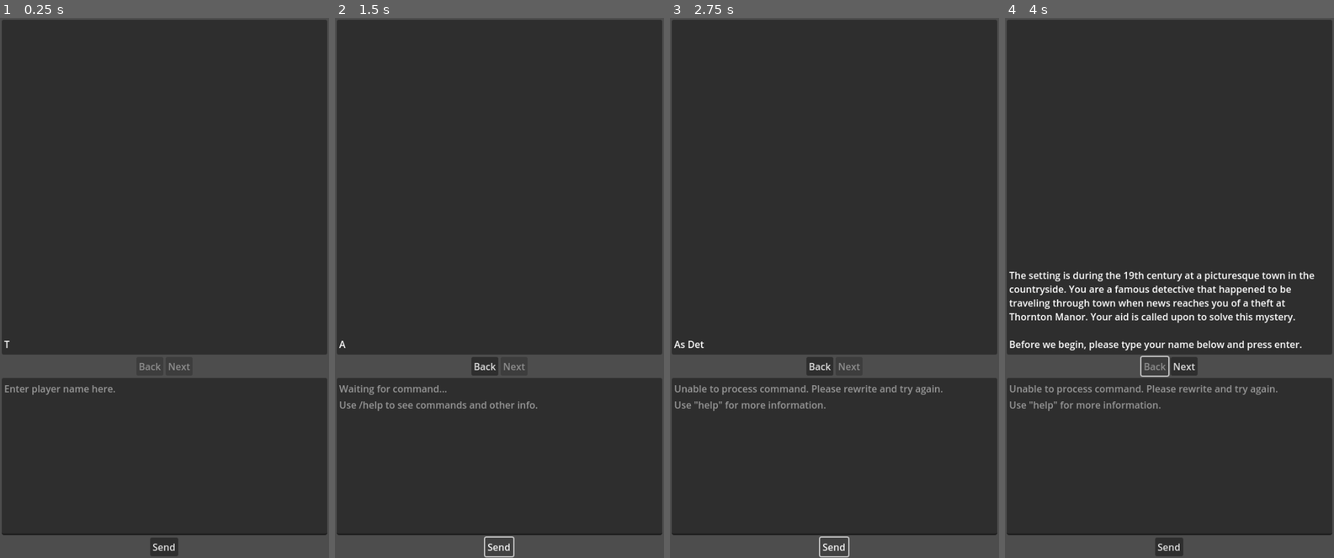
Above: before the commit, frames 1-4 (left to right).
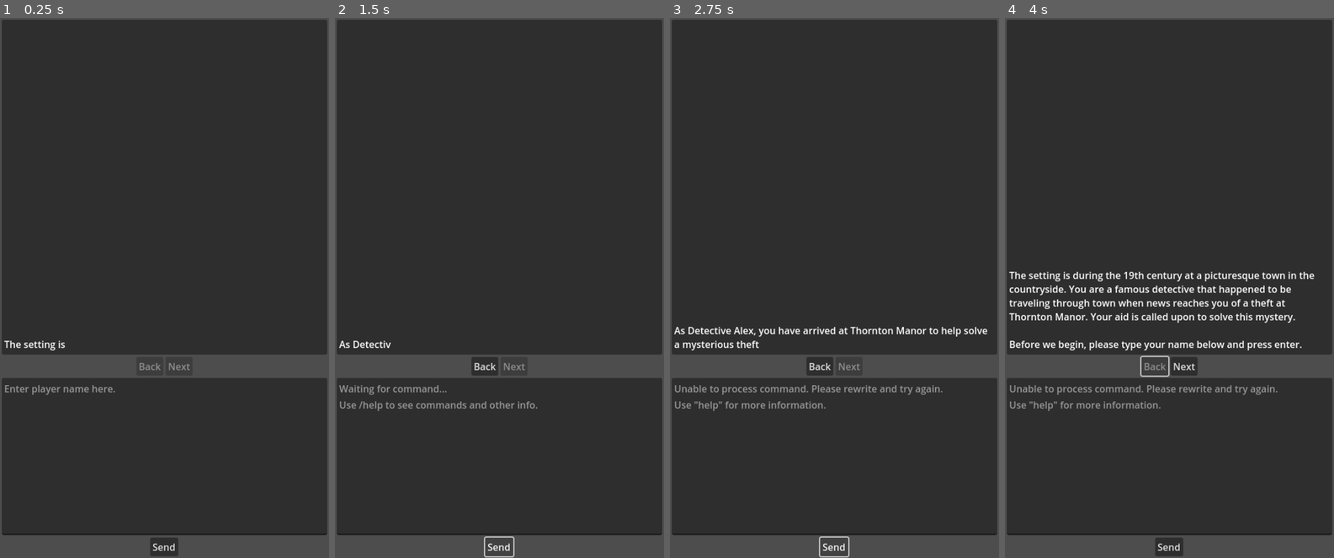
Above: after the commit, the same moments.

Repository: edmundmtang/gpt_mystery_game
Game: Godot game, scene res://Main.tscn
The game is run twice, just before and just after one commit, with the same random seed, the same clock (stepped at 60 frames per second) and the same inputs.
Inputs (mouse positions are in pixels of both pictures, inside the frame that each line leads up to):
- Up to frame 1 (0.25 s): no input
- Up to frame 2 (1.5 s): click (499, 455) at 0.52 s; type "Alex" at 0.6 s; click "Send" at 1.25 s
- Up to frame 3 (2.75 s): click "Send" at 2 s
- Up to frame 4 (4 s): click "Send" at 2.75 s; click "Back" at 3.5 s

The runs differ from the first frame. In frame 1, 0.1% of the frame differs, in the area x 3-20%, y 59-62%; in frame 2, 0.1%; in frame 3, 0.9%, in the area x 1-97%, y 57-62%; in frame 4, nothing differs.
Error in both runs: Cannot call method 'get_as_text' on a null value. (res://lm/OpenAI_API.gd:9)

Commit message:
Rearrage hotkey logic to allow for jumping to current text. Improve logic for choosing current message. Move rendering of text and sounds to physics_process().

Diff:
--- a/godot/GameState.gd
+++ b/godot/GameState.gd
@@ -47,21 +47,36 @@
     last_message_type = type
 
 func go_back() -> void:
-    if GameState.is_on_information:
-        GameState.is_on_information = false
+    if is_on_information:
+        is_on_information = false
         return
     display_index -= 1
     if display_index < 0: display_index = 0
 
 func go_next() -> void:
-    if GameState.is_on_information:
-        GameState.is_on_information = false
+    if is_on_information:
+        is_on_information = false
         return
     display_index += 1
     if display_index > max_display_index: display_index = max_display_index
 
 func go_to(index: int) -> void:
     display_index = clampi(index, 0, max_display_index)
+
+func go_to_current() -> void:
+    var target_index : int = max_display_index
+    var is_new = true
+    var check_message : Dictionary
+    while is_new:
+        check_message = display_messages[target_index]
+        is_new = check_message["is_new"]
+        if !is_new:
+            break
+        target_index -= 1
+    target_index += 1
+    go_to(target_index)
+
+
 
 func restart_game() -> void:
     load_context("context.json")
--- a/godot/Main.gd
+++ b/godot/Main.gd
@@ -17,22 +17,20 @@
     if input_event.pressed == false:
         return
     if input_event.keycode == 4194309: # Enter key
-        if input_event.ctrl_pressed:
-            if display_box.is_growing_text:
-                display_box.set_text_full()
+        if display_box.is_growing_text:
+            display_box.set_text_full()
+            accept_event()
+        elif input_event.ctrl_pressed:
+            if input_event.shift_pressed:
+                handle_navigation_event(DisplayBox.navigation.CURRENT)
             else:
                 handle_navigation_event(DisplayBox.navigation.NEXT)
             accept_event()
+        elif input_event.shift_pressed:
+            # Actually do nothing and just make a new line
+            pass
         else:
-            if input_event.shift_pressed:
-                # Actually do nothing and just make a new line
-                pass
-            else:
-                if display_box.is_growing_text:
-                    display_box.set_text_full()
-                    accept_event()
-                else:
-                    input_box.process_command()
+            input_box.process_command()
     if input_event.keycode == 4194308: # Backspace key
         if input_event.ctrl_pressed == true:
             handle_navigation_event(DisplayBox.navigation.BACK)
@@ -102,7 +100,7 @@
         DisplayBox.navigation.CURRENT:
             if GameState.debug:
                 print("Navigation Event: CURRENT")
-            GameState.go_to(GameState.max_display_index)
+            GameState.go_to_current()
             display_box.update_display()
         DisplayBox.navigation.SUMMARY:
             if GameState.debug:
--- a/godot/ui/DisplayBox.gd
+++ b/godot/ui/DisplayBox.gd
@@ -6,9 +6,9 @@
 var instruction_index := 999 # Initialize to arbitrarily large number
 var is_growing_text := false
 var ticks := 0
-var tick_spacing := 15
+var tick_spacing := 1
 var sound_tick := 0
-var sound_spacing := 150
+var sound_spacing := 4
 var is_generating_description := false
 
 @onready var text_box := %RichTextLabel
@@ -46,8 +46,9 @@
 
 [center]=== Hotkeys ===[/center]
 Enter - Send command.
-CTRL+Backspace - Go to the previous page in the story.
-CTRL+Enter - Go to the next page in the story."""
+Ctrl+Backspace - Go to the previous page in the story.
+Ctrl+Enter - Go to the next page in the story.
+Ctrl+Shift+Enter - Go to the newest page in the story."""
 
 const error_text := "An error was encountered while attempting to generate a response. Please reword your command and try again."
 
@@ -138,8 +139,11 @@
             show_instructions()
         navigation.HELP:
             text_box.text = help_text
+            set_text_full()
         navigation.INVALID:
             text_box.text = error_text
+            set_text_full()
+
 
 func format_message(message: Dictionary, type: int) -> String:
     # take message as a dictionary then format it as BBCode to use in display
@@ -173,7 +177,7 @@
     else:
         next_button.disabled = false
 
-func _process(_delta) -> void:
+func _physics_process(_delta) -> void:
     # periodically call grow_text() so it doesn't blast all the letters
     if is_growing_text:
         ticks += 1
